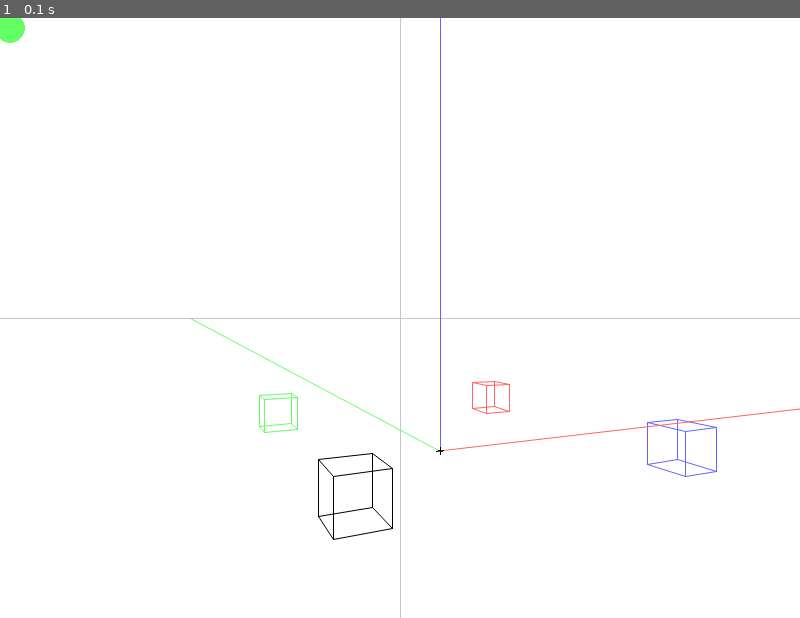
Above: before the commit, frame 1.
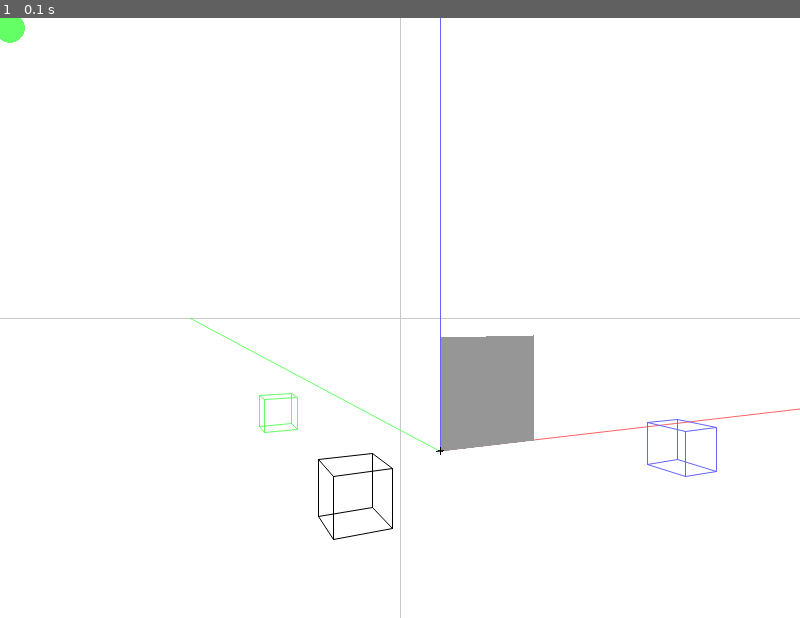
Above: after the commit, the same moment.

Repository: qsorix/draw-3d
Game: pygame game, started from main.py
Same seed, same stepped clock (60 frames per second), same inputs: the game is played once before the commit and once after it.
Inputs:
- Up to frame 1 (0.1 s): no input

The runs differ from the first frame. In frame 1, 2.1% of the frame differs, in the area x 55-87%, y 52-73%.

Commit message:
Drawing walls in proper Z order

Diff:
--- a/main.py
+++ b/main.py
@@ -5,9 +5,10 @@
 import funcs
 from pygamehelper import PygameHelper
 
+black = (0, 0, 0)
+gray  = (150, 150, 150)
 red = (255, 100, 100)
 blue= (100, 100, 255)
-black = (0, 0, 0)
 green = (100, 255, 100)
 purple = (255, 100, 255)
 
@@ -29,6 +30,10 @@
         self.x = x
         self.y = y
         self.z = z
+
+class Wall:
+    def __init__(self, vertices):
+        self.vertices = vertices
 
 def vector_from_to(a, b):
     return Vector(b.x-a.x, b.y-a.y, b.z-a.z)
@@ -77,6 +82,18 @@
     n = pick_plane_facing_camera(alpha, beta)
 
     return Vector(n.y, n.z, n.x)
+
+def order_by_z(renderables):
+    def get_z_index(r):
+        max_z = 0
+        if isinstance(r, S):
+            max_z = max(max_z, r.a.z, r.b.z)
+        elif isinstance(r, Wall):
+            for v in r.vertices:
+                max_z = max(max_z, v.z)
+        return -max_z
+
+    renderables.sort(key=get_z_index)
 
 class Tool:
     def mouseUp(self, button, pos):
@@ -277,6 +294,12 @@
         self.segments = []
         self.drawn_segments = []
 
+        self.walls = []
+        self.walls.append(Wall([P(0, 0, 0),
+                                P(0, 30, 0),
+                                P(30, 30, 0),
+                                P(30, 0, 0)]))
+
         put_cube(self.segments, 40, 0, 40, red)
         put_cube(self.segments, -40, 0, 40, green)
         put_cube(self.segments, 40,  0, -40, blue)
@@ -333,8 +356,9 @@
         if (z <= 0.0):
             return None
 
-        return [int(self.D/float(z)*x),
-                int(self.D/float(z)*y)]
+        return P(int(self.D/float(z)*x),
+                 int(self.D/float(z)*y),
+                 z)
 
     def _project_end(self, a, b):
         p1 = P(*self._camera_transform(a))
@@ -346,10 +370,11 @@
         p = vector_plane_intersection(p1, vector_from_to(p1, p2),
                                       P(0,0,1), Vector(0,0,1))
 
-        return [int(self.D/float(p.z)*p.x),
-                int(self.D/float(p.z)*p.y)]
-
-    def _draw_segment(self, s):
+        return P(int(self.D/float(p.z)*p.x),
+                 int(self.D/float(p.z)*p.y),
+                 p.z)
+
+    def _project_segment(self, s):
         a = self._project(s.a)
         b = self._project(s.b)
         if (a and not b):
@@ -358,22 +383,52 @@
             a = self._project_end(s.b, s.a)
 
         if a and b:
-            if s.active:
-                width=3
-                pygame.draw.line(self.screen,
-                                 s.color,
-                                 self._to_zero(a),
-                                 self._to_zero(b),
-                                 width)
-            else:
-                pygame.draw.aaline(self.screen,
-                                 s.color,
-                                 self._to_zero(a),
-                                 self._to_zero(b),
-                                 1)
+            ax, ay = self._to_zero(a)
+            bx, by = self._to_zero(b)
+            return S(P(ax, ay, a.z), P(bx, by, b.z), color=s.color)
+
+    def _draw_segment(self, s):
+        if not s:
+            return
+
+        if s.active:
+            width=3
+            pygame.draw.line(self.screen,
+                             s.color,
+                             (s.a.x, s.a.y),
+                             (s.b.x, s.b.y),
+                             width)
+        else:
+            pygame.draw.aaline(self.screen,
+                             s.color,
+                             (s.a.x, s.a.y),
+                             (s.b.x, s.b.y),
+                             1)
+
+    def _project_wall(self, w):
+        points = []
+        for v in w.vertices:
+            p = self._project(v)
+            if not v:
+                return
+            px, py = self._to_zero(p)
+            points.append(P(px, py, p.z))
+        return Wall(points)
+
+    def _draw_wall(self, w):
+        if not w:
+            return
+
+        points = []
+        for v in w.vertices:
+            points.append((v.x, v.y))
+
+        pygame.draw.polygon(self.screen,
+                            gray,
+                            points)
 
     def _to_zero(self, p):
-        x, y = p;
+        x, y = p.x, p.y;
         return [int(x + self.w/2), int(-y + self.h/2)]
 
     def _draw_zero(self):
@@ -460,10 +515,32 @@
         self._draw_zero()
         self._draw_cam_pos()
         self._draw_cam_face()
+
+        to_render = []
+
         for s in self.segments:
-            self._draw_segment(s)
+            s = self._project_segment(s)
+            if s:
+                to_render.append(s)
+
         for s in self.drawn_segments:
-            self._draw_segment(s)
+            s = self._project_segment(s)
+            if s:
+                to_render.append(s)
+
+        for w in self.walls:
+            w = self._project_wall(w)
+            if w:
+                to_render.append(w)
+
+        order_by_z(to_render)
+
+        for r in to_render:
+            if isinstance(r, S):
+                self._draw_segment(r)
+            else:
+                self._draw_wall(r)
+
 
 s = Starter()
 
